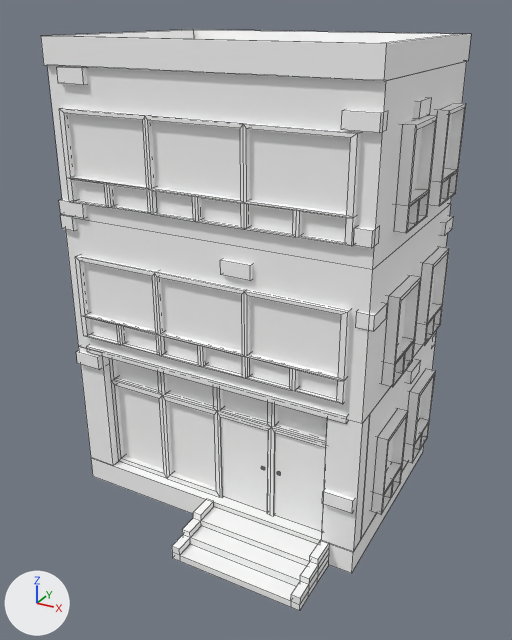
The FBX model Assets/Art/Static Meshes/City/Buildings/3F/SM_3F_R_Half_01.fbx as it was, and as the next commit left it.
Both versions are drawn from a camera (50 mm lens) standing at (7.58, -13.95, 11.28) and looking at (0.28, -0.67, 4.64). Every picture has the same lights, and +X, +Y and +Z are marked at lower left. The first picture is the older version. Mesh edges are drawn as thin lines. Where no turn or scale is listed for an object, it has been applied to the vertices.

Script lines for the objects in view, before the commit:
```python
me_mesh_061 = bpy.data.meshes.new('Mesh.061')
me_mesh_061.from_pydata(...)  # 1589 vertices, 1046 faces; spans x -3.9..3.88, y -3.92..3.0, z -0.03..10.77
me_mesh_061.materials.append(mat_material__36_053)  # white #ffffff
ob_sm_3f_r_half_01 = bpy.data.objects.new('SM_3F_R_Half_01', me_mesh_061)
ob_sm_3f_r_half_01.location = (0.0, 0.0, 0.0)
```
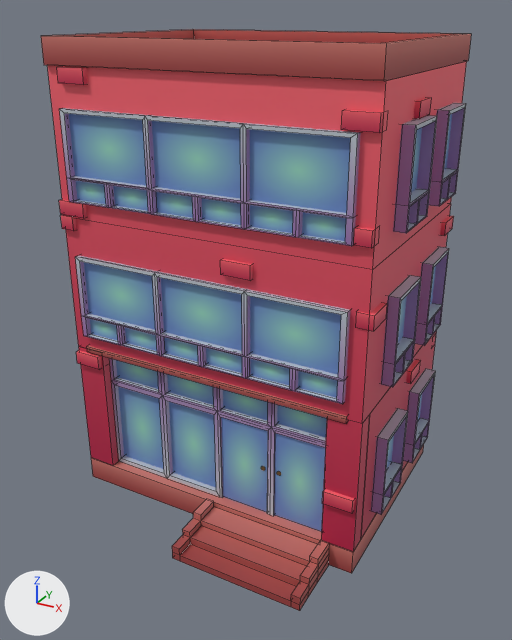
Where the newer file only moved an object's origin or applied its transform, the numbers keep the older frame.

Pixel boxes (x1, y1, x2, y2) of what changed, in the pictures (512 x 640 px):
'SM_3F_R_Half_01', recoloured (darker): (41, 29, 471, 611) in both

The change, as a diff of the scene's bpy script:
```diff
--- a/Assets/Art/Static Meshes/City/Buildings/3F/SM_3F_R_Half_01.fbx.py
+++ b/Assets/Art/Static Meshes/City/Buildings/3F/SM_3F_R_Half_01.fbx.py
@@ img_t_atlas_buildings_bc_png @@
+img_t_atlas_buildings_bc_png = load_image('T_Atlas_Buildings_BC.png', '../../../../Textures/City/T_Atlas_Buildings_BC.png', 2048, 2048, 'sRGB')
@@ mat_material__36_076 @@
+mat_material__36_076 = principled_material('Material #36.076')
+mat_material__36_076.texture = img_t_atlas_buildings_bc_png
+mat_material__36_076.roughness = 0.553
@@ me_mesh_061 @@
 me_mesh_061.from_pydata(...)  # 1589 vertices, 1046 faces; spans x -3.9..3.88, y -3.92..3.0, z -0.03..10.77
-me_mesh_061.materials.append(mat_material__36_053)  # white #ffffff
+me_mesh_061.materials.append(mat_material__36_076)  # picture img_t_atlas_buildings_bc_png
```
